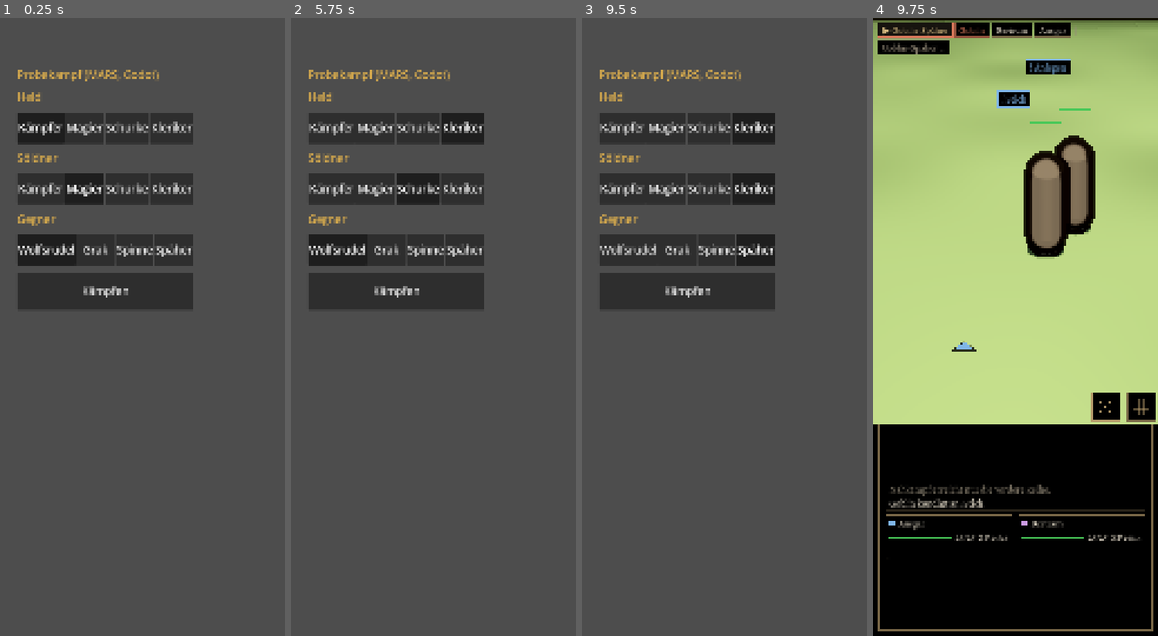
Above: before the commit, frames 1-4 (left to right).
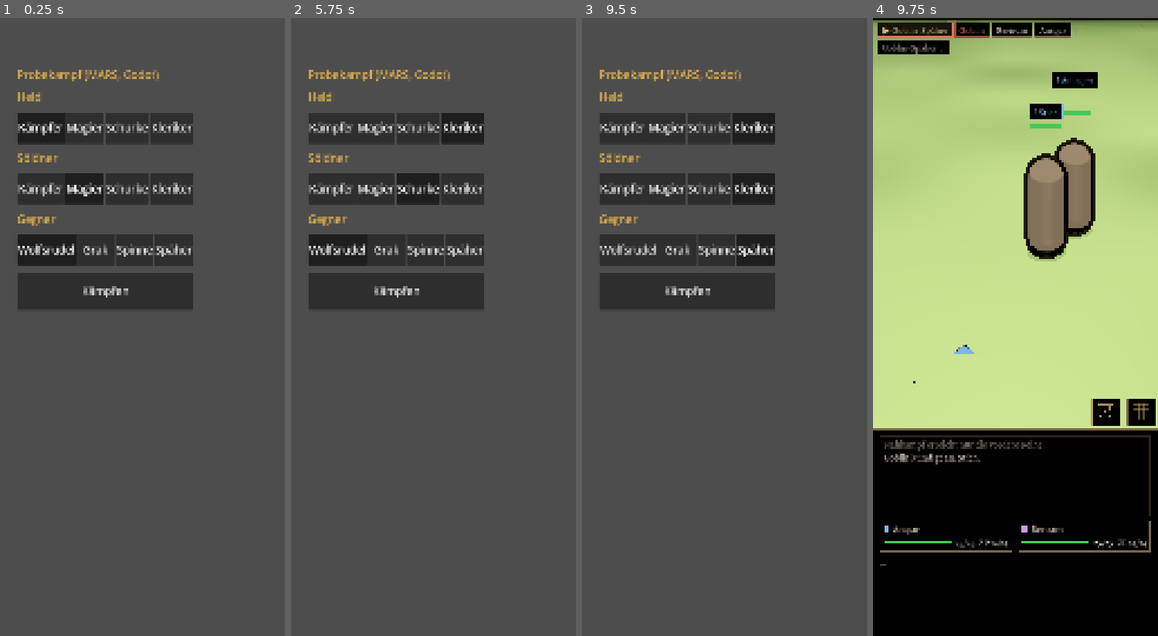
Above: after the commit, the same moments.

Repository: tramour-cmyk/androidapp_rpg_bornim
Game: Godot game, scene res://kampf/probe.tscn
Same seed, same stepped clock (60 frames per second), same inputs: the game is played once before the commit and once after it.
Inputs:
- Up to frame 1 (0.25 s): no input
- Up to frame 2 (5.75 s): click "Kämpfer" at 0.5 s; click "Magier" at 1.25 s; click "Schurke" at 2 s; click "Kleriker" at 2.75 s; click "Kämpfer" at 3.5 s; click "Magier" at 4.25 s; click "Schurke" at 5 s
- Up to frame 3 (9.5 s): click "Kleriker" at 5.75 s; click "Wolfsrudel" at 6.5 s; click "Grak" at 7.25 s; click "Spinne" at 8 s; click "Späher" at 8.75 s
- Up to frame 4 (9.75 s): click "Kämpfen" at 9.5 s

Frames 1-3 are identical in both runs. In frame 4, 9.4% of the frame differs, in the area x 0-100%, y 0-100%.

Commit message:
348.7: Prüferbefund Stand 7: Vergleichsbild im Zeitraffer bis zum Zug der Gruppe (Knöpfe, Ring), Tusche und Licht wie Toms Fundament (Gruppe mit Waffen feinere Linie, im Schatten aufgehellt), Wald heller (Umgebung 0,75, Schatten 0,7), Wolf gedrungener mit gesenktem Kopf und kräftigen Läufen, unter 6000 Dreiecken, Rost weniger orange, Wölfe im Verhältnis wie alt (1,08), Ansagen über dem Kopf mit Strich, Bericht von oben, Tafel volle Breite
Co-Authored-By: Claude Opus 5.5 <noreply@anthropic.com>
Claude-Session: https://claude.ai/code/session_01WcNybnBdvA6hSjv4DDXviW

Diff:
--- a/godot/kampf/figur.gd
+++ b/godot/kampf/figur.gd
@@ -147,9 +147,25 @@
 	w.name = "Waffe" if side == "R" else "Schild"
 
 
+# Schablone wie Toms gebiet.gd toon_mark: 2 = Held, Söldner und ihre Waffen mit feinerer Tusche (Prüfer Stand 7: Tusche frass
+# Stab, Klinge und Schild), im Schatten aufgehellt wie held.gd (fill 0,42 am Tag)
+static var marked: Shader
+
+static func toon_mark() -> Shader:
+	if marked == null:
+		var toon: Shader = load("res://kampf/toon.gdshader")
+		marked = Shader.new()
+		marked.code = toon.code.replace("render_mode cull_disabled, specular_disabled;", "render_mode cull_disabled, specular_disabled;\nstencil_mode write, compare_always, 2;")
+	return marked
+
+
 func _toon(c: Color) -> ShaderMaterial:
 	var m := ShaderMaterial.new()
-	m.shader = load("res://kampf/toon.gdshader")
+	if fighter != null and fighter.side == "PARTY":
+		m.shader = toon_mark()
+		m.set_shader_parameter("fill", 0.42)
+	else:
+		m.shader = load("res://kampf/toon.gdshader")
 	var img := Image.create(4, 4, false, Image.FORMAT_RGB8)
 	img.fill(c)
 	m.set_shader_parameter("tex", ImageTexture.create_from_image(img))
--- a/godot/kampf/kampf_ui.gd
+++ b/godot/kampf/kampf_ui.gd
@@ -87,7 +87,9 @@
 	panel = PanelContainer.new()
 	panel.set_anchors_preset(Control.PRESET_BOTTOM_WIDE)
 	panel.grow_vertical = Control.GROW_DIRECTION_BEGIN
-	var m := 8.0 * dp
+	# SkirmishScreen: full width, only clear of the screen's rounded corners (a third of their radius, 335); Godot does
+	# not know the radius, so on the phone the A56's (about 13 dp), at the desk none
+	var m := (13.0 * 0.3 + 2.0) * dp if OS.get_name() == "Android" else 0.0
 	panel.offset_left = m
 	panel.offset_right = -m
 	panel.offset_bottom = -m
@@ -187,7 +189,7 @@
 
 func panel_height() -> float:
 	# the scene ends above the box and its outer margin (SkirmishScreen: weight 1 above, box below)
-	return panel.size.y + 8 * dp if panel and panel.size.y > 0 else get_viewport().get_visible_rect().size.y * 0.33
+	return panel.size.y - panel.offset_bottom if panel and panel.size.y > 0 else get_viewport().get_visible_rect().size.y * 0.33
 
 
 func _process(_dt: float) -> void:
@@ -250,6 +252,11 @@
 			break
 		y -= rows.size() * lh
 		rows_all.push_front([y, rows])
+	# like the old Column: while all lines fit they stand from the top, no empty line above (Prüfer Stand 7)
+	if not rows_all.is_empty() and rows_all.size() == lines.size():
+		var lift: float = rows_all[0][0]
+		for block in rows_all:
+			block[0] -= lift
 	for block in rows_all:
 		var yy: float = block[0]
 		for row in block[1]:
@@ -765,9 +772,12 @@
 		var w := font.get_string_size(mark + " " + label, HORIZONTAL_ALIGNMENT_LEFT, -1, fs).x + 12 * dp + (18 * dp if ring else 0.0)
 		var h := fs * 1.35 + 4 * dp
 		var foot := _foot(fig)
-		var want_y := foot.y - _tall(fig) - 52 * dp
-		var x := clampf(foot.x - 70 * dp, 4 * dp, sr.size.x - w - 4 * dp)
-		signs.append({"x": x, "y": want_y, "w": w, "h": h, "mark": mark, "label": label, "border": border, "bw": bw, "tc": tc, "ring": ring})
+		# über dem Kopf des Ansagenden, mittig (Prüfer Stand 7: „! Anspringen“ schwebte links daneben ohne Bezug)
+		var head_y := foot.y - _tall(fig) - 10 * dp
+		var want_y := head_y - 6 * dp - h
+		var x := clampf(foot.x - w / 2, 4 * dp, sr.size.x - w - 4 * dp)
+		signs.append({"x": x, "y": want_y, "w": w, "h": h, "mark": mark, "label": label, "border": border, "bw": bw, "tc": tc, "ring": ring,
+			"fx": foot.x, "head": head_y})
 	signs.sort_custom(func(a, b): return a.y > b.y)
 	var placed := []
 	var step := 26 * dp
@@ -791,6 +801,10 @@
 		placed.append(s)
 	for s in placed:
 		var r := Rect2(s.x, s.y, s.w, s.h)
+		# a thin stroke down to the one who announces it, so a sign pushed up still belongs to someone
+		var fx := clampf(s.fx, r.position.x + 4 * dp, r.end.x - 4 * dp)
+		if s.head - r.end.y > 2 * dp:
+			overlay.draw_line(Vector2(fx, r.end.y), Vector2(s.fx, s.head), Color(s.border, 0.7), maxf(1.0, dp), true)
 		_chip(r, Color.BLACK, s.border, s.bw)
 		var x: float = r.position.x + 6 * dp
 		var base: float = r.position.y + s.h * 0.74
--- a/godot/kampf/kampfort.gd
+++ b/godot/kampf/kampfort.gd
@@ -23,7 +23,7 @@
 const BACK_GAP_A := 0.8
 const BACK_GAP_B := -0.75
 const FOE_SIZE := 1.5
-const WOLF_SIZE := 0.88
+const WOLF_SIZE := 1.08         # alt 0,88; Wolf im Verhältnis zum Helden wie im alten Bild (Schulter/Held alt 0,64, neu 0,52; Helfer 25.10.)
 # SkirmishScreen.kt
 const SAY_MS := 1100
 const RING_MS := 1100
@@ -97,7 +97,8 @@
 	env.background_color = Color(0.08, 0.13, 0.10)
 	env.ambient_light_source = Environment.AMBIENT_SOURCE_COLOR
 	env.ambient_light_color = Color(0.62, 0.66, 0.75)     # wie Toms licht.gd am Tag
-	env.ambient_light_energy = 0.55
+	# heller als im Dorf: der alte Kampfort ist im Mittel 78 hell, neu mit Dorflicht 54, so 72 (Prüfer Stand 7: Wald zu dunkel)
+	env.ambient_light_energy = 0.75
 	env.tonemap_mode = Environment.TONE_MAPPER_FILMIC
 	env.adjustment_enabled = true
 	env.adjustment_saturation = 0.8
@@ -116,6 +117,8 @@
 	sun.directional_shadow_mode = DirectionalLight3D.SHADOW_ORTHOGONAL
 	sun.directional_shadow_max_distance = 40.0
 	sun.shadow_blur = 1.5
+	# Schlagschatten nicht schwarz (Prüfer Stand 7: harte schwarze Schatten), Licht bleibt aus der Sonne
+	sun.shadow_opacity = 0.7
 	sun.shadow_normal_bias = 1.2
 	sun.light_energy = 1.3
 	sun.light_color = Color(1.0, 0.94, 0.82)
@@ -126,6 +129,15 @@
 	cam.near = 0.1
 	cam.far = 120.0
 	add_child(cam)
+	# Tusche wie Toms kamera.gd: Welt (Schablone 0) und Gruppe mit Waffen (Schablone 2, feiner; Probe Build 12)
+	var tu: Shader = load("res://kampf/tusche.gdshader")
+	var tu_held := Shader.new()
+	tu_held.code = tu.code.replace("stencil_mode read, compare_equal, 0;", "stencil_mode read, compare_equal, 2;")
+	_ink(tu, 1.3, 1.25)
+	_ink(tu_held, 0.8, 1.0)
+
+
+func _ink(sh: Shader, width: float, thick: float) -> void:
 	var q := MeshInstance3D.new()
 	var qm := QuadMesh.new()
 	qm.size = Vector2(2, 2)
@@ -133,7 +145,9 @@
 	q.extra_cull_margin = 16384.0
 	q.cast_shadow = GeometryInstance3D.SHADOW_CASTING_SETTING_OFF
 	var tm := ShaderMaterial.new()
-	tm.shader = load("res://kampf/tusche.gdshader")
+	tm.shader = sh
+	tm.set_shader_parameter("px", width)
+	tm.set_shader_parameter("dick", thick)
 	q.material_override = tm
 	q.position = Vector3(0, 0, -1)
 	cam.add_child(q)
--- a/godot/kampf/probe.gd
+++ b/godot/kampf/probe.gd
@@ -54,9 +54,14 @@
 	_start.call_deferred(7)
 	await get_tree().create_timer(2.5).timeout
 	# wie im alten Bild: der Held ist dran, die Knöpfe stehen (höchstens 10 s warten)
-	var until := Time.get_ticks_msec() + 10000
+	# im Zeitraffer bis zum Zug der Gruppe (die Gegner sind oft zuerst dran; Schritte sonst rund eine Minute)
+	Engine.time_scale = 8.0
+	var until := Time.get_ticks_msec() + 60000
 	while Time.get_ticks_msec() < until and fight and (fight.busy or fight.playing or fight.mars.current().side != "PARTY"):
 		await get_tree().process_frame
+	Engine.time_scale = 1.0
+	if fight:
+		print("Dran %s, beschäftigt %s, spielt %s, %d ms" % [fight.mars.current().id, fight.busy, fight.playing, Time.get_ticks_msec()])
 	await get_tree().create_timer(0.6).timeout
 	_report_facing()
 	await RenderingServer.frame_post_draw
--- a/godot/kampf/toon.gdshader
+++ b/godot/kampf/toon.gdshader
@@ -3,9 +3,11 @@
 render_mode cull_disabled, specular_disabled;
 uniform sampler2D tex : source_color, filter_linear_mipmap_anisotropic, repeat_enable;
 uniform float glow = 0.0;
+uniform float fill = 0.0;          // Held: Mindesthelligkeit im Schatten
 uniform float sway = 0.0;          // Laub: im Wind wiegen
-uniform float cut_on = 0.0;        // Nahstufe: Hohes vor dem Helden wegschneiden, Boden bleibt
-uniform vec3 cut_pos = vec3(0.0);
+uniform float cut_on = 0.0;        // Durchsicht (DESIGN-STIL „Karte und Räume“, 353a): Laub vor dem Helden weich ausblenden
+uniform vec3 cut_pos = vec3(0.0);  // Brust des Helden
+uniform float cut_ab = 0.0;        // Rinde: erst ab dieser Hoehe (Stamm in der Krone), Laub: ganz
 uniform vec3 glow_col : source_color = vec3(1.0, 0.72, 0.38);          // Glas: nachts leuchtend
 varying vec3 wpos;
 void vertex() {
@@ -18,12 +20,29 @@
 	}
 }
 void fragment() {
-	if (cut_on > 0.5 && wpos.y > 1.3) {           // nur Hohes zwischen Kamera und Held (Saeule um die Blickachse); Baenke, Theken bleiben
+	// Laub zwischen Kamera und Held: innen fast frei, nach aussen weich dicht. Der deckende Durchgang laesst das Loch aus (Schatten bleibt),
+	// die Durchgaenge TIEFE und DURCH (gebiet.gd, nach der Tusche) malen es halbdurchsichtig, je Bildpunkt nur die vorderste Lage, und decken
+	// ueber den Lochrand hinaus deckend, damit die Tusche an der Lochkante (beidseitig) verschwindet.
+	float durch = 0.0, loch = 0.0, deck = 0.0;
+	if (cut_on > 0.5 && wpos.y > cut_ab) {
 		vec3 d = wpos - cut_pos;
-		float along = dot(d, CAMERA_DIRECTION_WORLD);
+		float along = dot(d, CAMERA_DIRECTION_WORLD);   // > 0: zur Kamera hin (nachgestellt 25.10.)
 		float side = length(d - CAMERA_DIRECTION_WORLD * along);
-		if (along < -0.6 && side < 1.5) discard;
+		// weich nur ueber den Abstand quer zur Blickachse; die Tiefe (along) weit gestaffelt, sonst harte Kante, wo die Krone sich wegkruemmt
+		durch = (1.0 - smoothstep(0.7, 1.6, side)) * smoothstep(-0.9, 0.3, along) * smoothstep(cut_ab, cut_ab + 0.8, wpos.y);
+		loch = step(side, 1.65) * step(-0.95, along);
+		deck = step(side, 2.0) * step(-1.15, along);
 	}
+#ifdef DURCH
+	if (deck < 0.5) discard;
+#ifdef TIEFE
+	ALPHA = 0.0;
+#else
+	ALPHA = 1.0 - 0.85 * durch;
+#endif
+#else
+	if (loch > 0.5 && !IN_SHADOW_PASS) discard;
+#endif
 	ALBEDO = texture(tex, UV).rgb * COLOR.rgb;
 	ROUGHNESS = 1.0;
 	SPECULAR = 0.0;      // kein Glanz aus der Umgebung (sonst Plastik)
@@ -36,5 +55,6 @@
 	float b;
 	if (LIGHT_IS_DIRECTIONAL) b = smoothstep(0.38, 0.5, l) * 0.45 + smoothstep(0.04, 0.12, l) * 0.55;   // Sonne, Mond: drei Stufen, weiche Kante
 	else b = ndl * smoothstep(0.0, 1.0, ATTENUATION);                                                     // Lampen, Fackel: weicher Schein
+	if (LIGHT_IS_DIRECTIONAL) b = max(b, fill);
 	DIFFUSE_LIGHT += b * LIGHT_COLOR / PI;
 }
--- a/godot/kampf/tusche.gdshader
+++ b/godot/kampf/tusche.gdshader
@@ -1,9 +1,11 @@
 // Tusche nach Licht: Kanten aus der Tiefe (Umriss und Knick), im Schatten dick, im Licht duenner (Chef 25.10.: „Tusche dicke“).
 shader_type spatial;
 render_mode unshaded, cull_disabled, depth_draw_never, blend_mix, fog_disabled;
+stencil_mode read, compare_equal, 0;   // nur, wo nichts markiert ist (main.gd: 1 Blueten, 2 Held mit eigener Flaeche)
 uniform sampler2D depth_tex : hint_depth_texture, filter_nearest;
 uniform sampler2D screen_tex : hint_screen_texture, filter_nearest;
 uniform float px = 1.3;            // Linienbreite in Bildpunkten bei 540 Punkten Bildbreite, waechst mit der Aufloesung
+uniform float dick = 1.25;         // Faktor im Schatten (Build 11: 1,5 zu dick am Helden)
 uniform float knick = 0.06;        // Meter: Krümmung der Tiefe, ab der eine Linie entsteht
 uniform vec3 ink : source_color = vec3(0.07, 0.05, 0.04);
 void vertex() { POSITION = vec4(VERTEX.xy, 1.0, 1.0); }
@@ -19,7 +21,7 @@
 	vec3 c = texture(screen_tex, SCREEN_UV).rgb;
 	float lum = dot(c, vec3(0.2126, 0.7152, 0.0722));
 	float hell = smoothstep(0.1, 0.6, lum);
-	vec2 e = px * mix(1.5, 1.0, hell) * max(1.0, min(VIEWPORT_SIZE.x, VIEWPORT_SIZE.y) / 540.0) / VIEWPORT_SIZE;
+	vec2 e = px * mix(dick, 1.0, hell) * max(1.0, min(VIEWPORT_SIZE.x, VIEWPORT_SIZE.y) / 540.0) / VIEWPORT_SIZE;
 	float z = lz(SCREEN_UV, INV_PROJECTION_MATRIX);
 	float zl = lz(SCREEN_UV - vec2(e.x, 0), INV_PROJECTION_MATRIX), zr = lz(SCREEN_UV + vec2(e.x, 0), INV_PROJECTION_MATRIX);
 	float zd = lz(SCREEN_UV - vec2(0, e.y), INV_PROJECTION_MATRIX), zu = lz(SCREEN_UV + vec2(0, e.y), INV_PROJECTION_MATRIX);
Not shown, changed: tools/blender348/wolf.py
